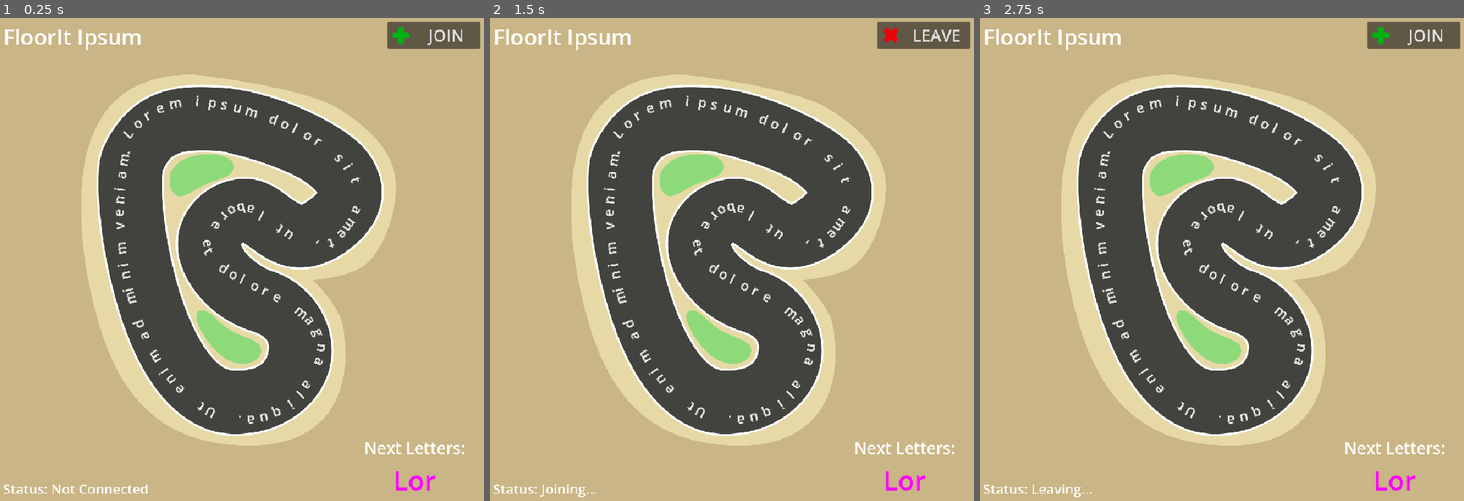
Above: before the commit, frames 1-3 (left to right).
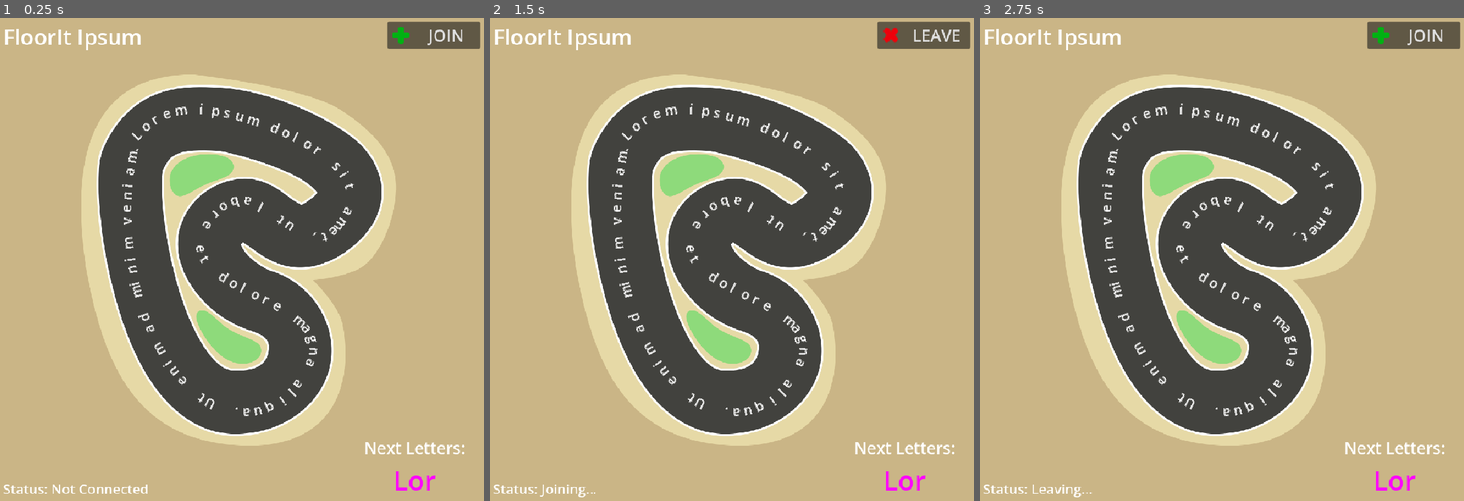
Above: after the commit, the same moments.

Repository: toger5/Godot-MatrixRTC-Keyboard-Kart
Game: Godot game, scene res://Track.tscn
Same seed, same stepped clock (60 frames per second), same inputs: the game is played once before the commit and once after it.
Inputs:
- Up to frame 1 (0.25 s): no input
- Up to frame 2 (1.5 s): tap Enter at 0.5 s; click "JOIN" at 1.25 s
- Up to frame 3 (2.75 s): click "LEAVE" at 2 s

The runs differ from the first frame. In frame 1, 2.1% of the frame differs, in the area x 23-75%, y 16-85%; in frame 2, 2.1%; in frame 3, 2.1%.
Error in both runs: Attempt to call function 'log' in base 'null instance' on a null instance. (res://matrixRTCBridge.gd:23)

Commit message:
Fix name, adjust letter allignment

Diff:
--- a/Track.tscn
+++ b/Track.tscn
@@ -153,10 +153,10 @@
 scale = Vector2(2.3200002, 2.3200002)
 
 [node name="Label" type="Label" parent="Panel/AspectRatioContainer/Panel/CenterContainer/GameMap/letter" unique_id=921396583]
-offset_left = -5.5315185
-offset_top = -12.425873
-offset_right = 34.468483
-offset_bottom = 10.574127
+offset_left = -2.5862062
+offset_top = -6.8965516
+offset_right = 37.413795
+offset_bottom = 16.103449
 scale = Vector2(0.5669729, 0.5669729)
 text = "A"
 
--- a/car.gd
+++ b/car.gd
@@ -91,7 +91,7 @@
 
 # Called when the node enters the scene tree for the first time.
 func _ready() -> void:
-	$Name.text = name_label
+	$Name.text = name_label.split(":")[0]
 
 	var random_texture: Texture2D = car_textures.pick_random()
 	sprite.texture = random_texture
--- a/car.tscn
+++ b/car.tscn
@@ -30,7 +30,7 @@
 [node name="Sprite2D" type="Sprite2D" parent="." unique_id=1813909526]
 material = SubResource("ShaderMaterial_td361")
 rotation = 1.5707964
-scale = Vector2(1, 0.833)
+scale = Vector2(0.6, 0.5)
 texture = ExtResource("3_k61xc")
 flip_h = true
 
